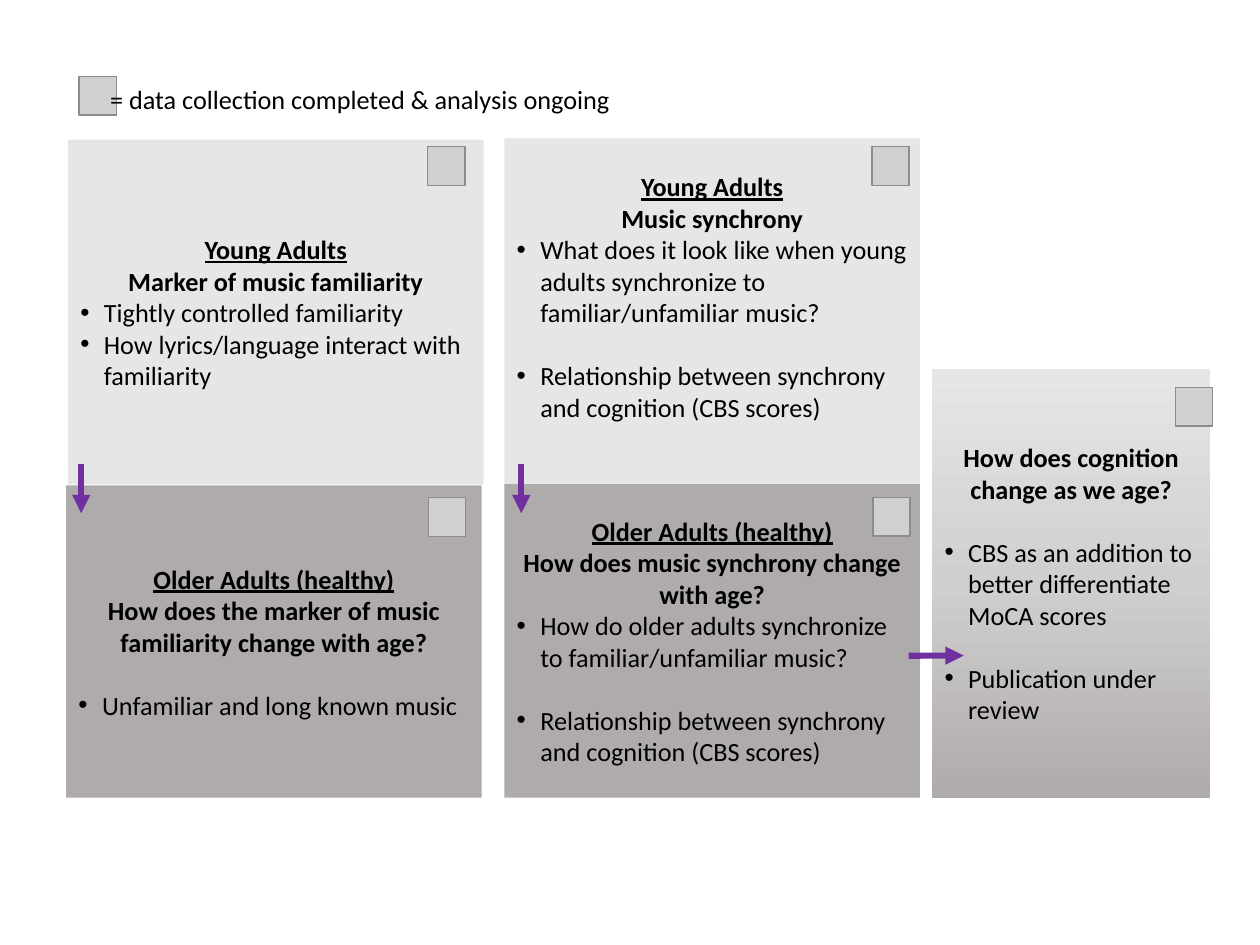
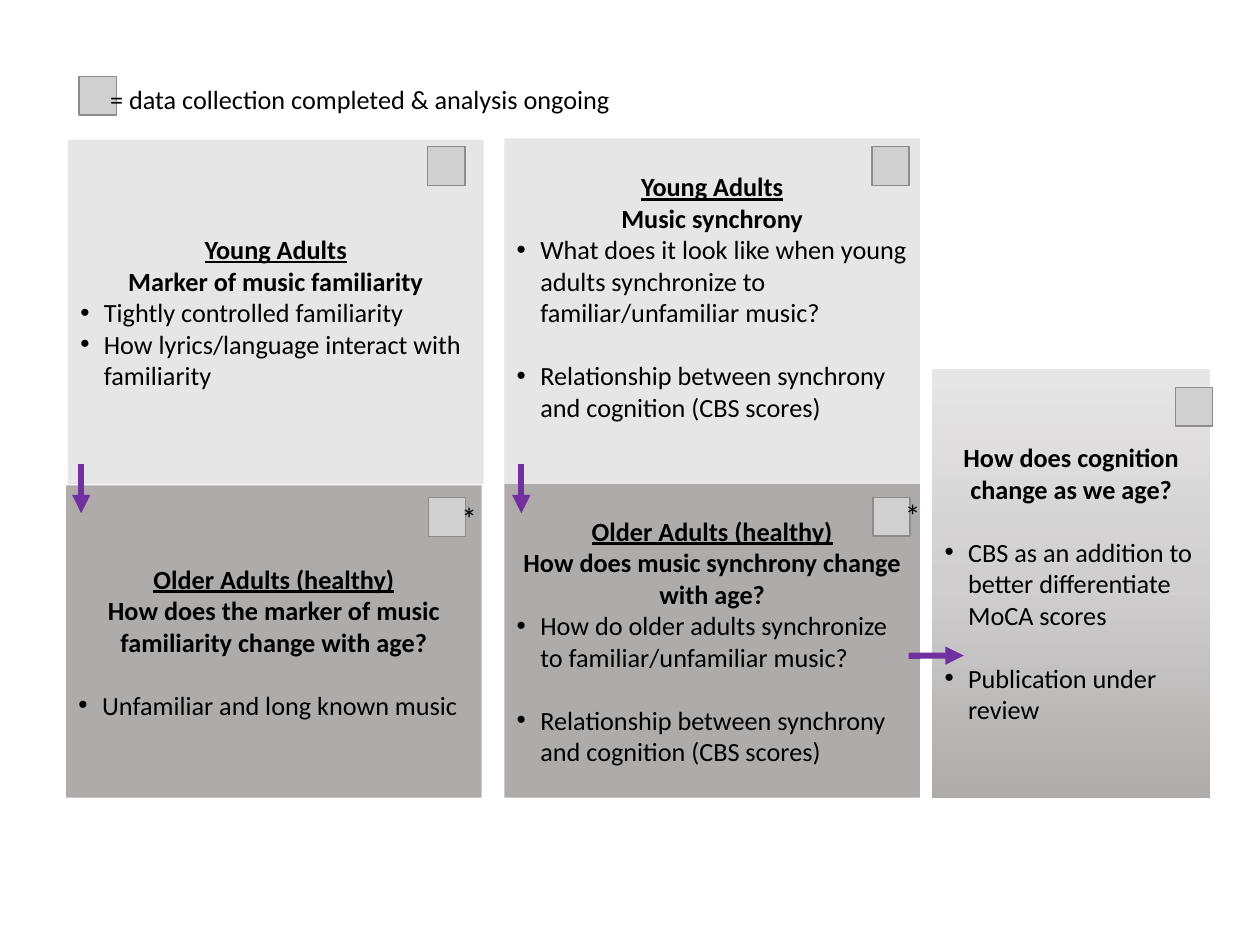
Before and after one commit to asternin/PhDProject, a slide deck: slide 4 of Meetings/2019.06.04-CommitteeMeeting.pptx. Drawn at 1260x945 pixels with LibreOffice and Linux fonts; fonts in the diff are those of the drawing; grey boxes stand for pictures. Boxes give left, top, right and bottom in pixels: in the first picture for what was removed or moved away, otherwise in the second. Text is boxed around its words. In the diff, an @@ line names an element or a change of style, - is before the commit and + after.

```diff
--- a/Meetings/2019.06.04-CommitteeMeeting.pptx
+++ b/Meetings/2019.06.04-CommitteeMeeting.pptx
@@ text added at bbox=[449, 493, 490, 543], 18 pt, text #000000 @@
+*
@@ text added at bbox=[892, 489, 934, 539], 18 pt, text #000000 @@
+*
```
Also in this commit, not shown: 9 other slides changed, 1 slide added, 5 other files.
